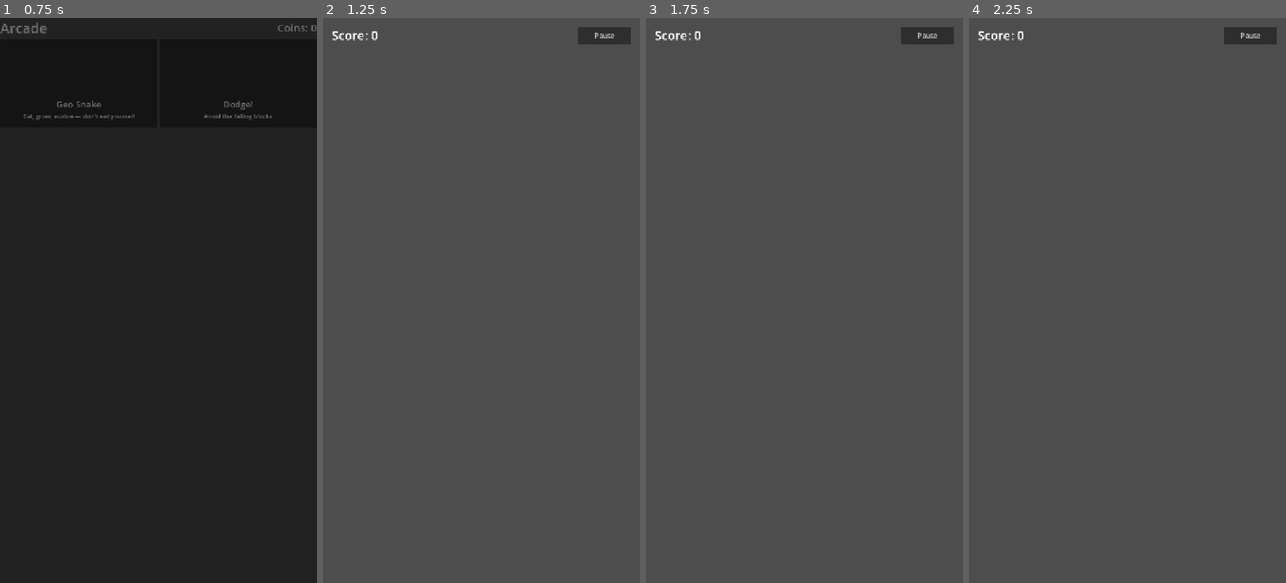
Above: before the commit, frames 1-4 (left to right).
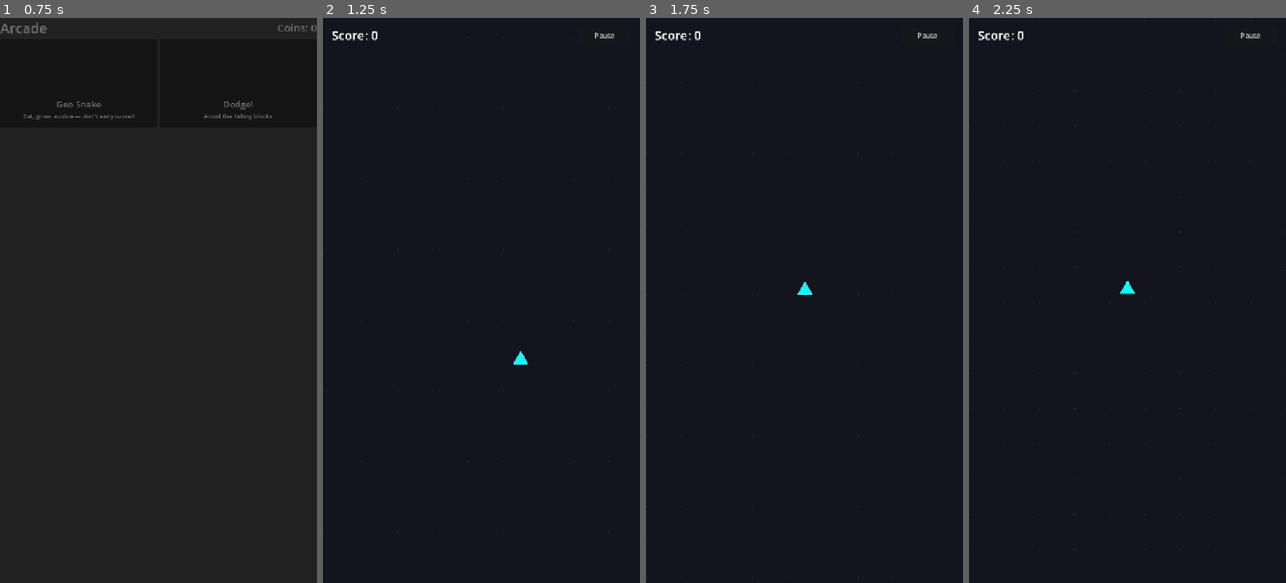
Above: after the commit, the same moments.

Repository: brad-richardson/arcade
Game: Godot game, scene res://hub/hub.tscn
Two runs of this game, one before a commit and one after it. Both use one fixed random seed, a clock stepped at 60 frames per second and the inputs below.
Inputs (mouse positions are in pixels of both pictures, inside the frame that each line leads up to):
- Up to frame 1 (0.75 s): tap Enter at 0.5 s; drag from (79, 85) to (190, 176) at 0.52 s
- Up to frame 2 (1.25 s): no input
- Up to frame 3 (1.75 s): drag from (741, 328) to (788, 413) at 1.27 s
- Up to frame 4 (2.25 s): tap Space at 2 s; move the mouse to (1159, 176) at 2.02 s; hold Right (ui_right) from 2.03 s (still down)

Frame 1 is identical in both runs. In frame 2, 99% of the frame differs, in the area x 0-100%, y 0-100%; in frame 3, 99%; in frame 4, 99%.

Commit message:
feat(snake): add snake entity with segment chain, movement, and wall collision

Diff:
--- a/games/snake/game.gd
+++ b/games/snake/game.gd
@@ -3,10 +3,16 @@
 
 const MAP_SIZE: Vector2 = Vector2(3600, 6400)
 const FOOD_COUNT: int = 120
+const BORDER_COLOR: Color = Color(0.4, 0.4, 0.5)
+const BORDER_WIDTH: float = 4.0
+const BG_COLOR: Color = Color(0.08, 0.08, 0.12)
+const GRID_COLOR: Color = Color(0.12, 0.12, 0.18)
+const GRID_SPACING: float = 80.0
 
 var game_over: bool = false
 var segments_eaten: int = 0
 var total_food: int = 0
+var snake: Snake
 
 @onready var camera: Camera2D = $Camera2D
 @onready var pause_menu: CanvasLayer = $PauseMenu
@@ -15,6 +21,7 @@
 
 func _ready() -> void:
 	super._ready()
+	_spawn_snake()
 
 
 func _process(delta: float) -> void:
@@ -22,6 +29,58 @@
 		return
 	super._process(delta)
 
+	camera.position = snake.position
+
+	score_label.text = "Score: %d" % snake.segments_eaten
+
+	if snake.check_self_collision():
+		_end_game(false)
+	elif snake.check_wall_collision(MAP_SIZE):
+		_end_game(false)
+
+
+func _draw() -> void:
+	draw_rect(Rect2(Vector2.ZERO, MAP_SIZE), BG_COLOR)
+
+	var x: float = GRID_SPACING
+	while x < MAP_SIZE.x:
+		var y: float = GRID_SPACING
+		while y < MAP_SIZE.y:
+			draw_circle(Vector2(x, y), 1.5, GRID_COLOR)
+			y += GRID_SPACING
+		x += GRID_SPACING
+
+	draw_rect(Rect2(Vector2.ZERO, MAP_SIZE), BORDER_COLOR, false, BORDER_WIDTH)
+
+
+func _spawn_snake() -> void:
+	snake = Snake.new()
+	snake.position = MAP_SIZE / 2.0
+	add_child(snake)
+
+
+func _end_game(cleared: bool) -> void:
+	game_over = true
+	var multiplier: int = 2 if cleared else 1
+	var coins_earned: int = int(snake.segments_eaten * coin_rate * multiplier)
+	if coins_earned > 0:
+		CurrencyManager.add_coins(coins_earned)
+
+	var end_text: String = "Map Cleared!" if cleared else "Game Over!"
+	var vp: Vector2 = get_viewport_rect().size
+	var label_size: Vector2 = Vector2(500, 200)
+	var end_label: Label = Label.new()
+	end_label.text = "%s\nScore: %d\nCoins: +%d" % [end_text, snake.segments_eaten, coins_earned]
+	end_label.horizontal_alignment = HORIZONTAL_ALIGNMENT_CENTER
+	end_label.vertical_alignment = VERTICAL_ALIGNMENT_CENTER
+	end_label.add_theme_font_size_override("font_size", 48)
+	end_label.size = label_size
+	end_label.position = (vp - label_size) / 2.0
+	$UI.add_child(end_label)
+
+	await get_tree().create_timer(2.5).timeout
+	SceneTransition.go_to_hub()
+
 
 func _on_pause_pressed() -> void:
 	pause_menu.show_pause()
--- /dev/null
+++ b/games/snake/snake.gd
@@ -0,0 +1,179 @@
+extends Node2D
+class_name Snake
+
+
+signal tier_changed(new_tier: int)
+
+const SPEED: float = 200.0
+const HEAD_SCALE: float = 1.2
+const GRACE_FACTOR: float = 1.3
+const PATH_RESOLUTION: float = 2.0
+const SEGMENT_SPACING: float = 2.2
+
+const TIERS: Array = [
+	[0,  3, 15.0, Color(0.0, 1.0, 1.0)],
+	[10, 4, 18.0, Color(0.2, 1.0, 0.3)],
+	[20, 5, 21.0, Color(1.0, 1.0, 0.2)],
+	[30, 6, 24.0, Color(1.0, 0.6, 0.1)],
+	[40, 7, 27.0, Color(1.0, 0.2, 0.2)],
+	[50, 8, 30.0, Color(0.7, 0.3, 1.0)],
+]
+
+var direction: Vector2 = Vector2.UP
+var segments_eaten: int = 0
+
+var _segments: Array[Dictionary] = []
+var _path: PackedVector2Array = PackedVector2Array()
+var _polygon_cache: Dictionary = {}
+
+
+func _ready() -> void:
+	_segments.append(_make_segment_data())
+
+
+func _process(delta: float) -> void:
+	position += direction.normalized() * SPEED * delta
+
+	if _path.is_empty() or position.distance_to(_path[_path.size() - 1]) >= PATH_RESOLUTION:
+		_path.append(position)
+
+	queue_redraw()
+
+
+func _draw() -> void:
+	var positions: Array[Vector2] = _get_segment_positions()
+	for i: int in range(_segments.size() - 1, -1, -1):
+		var seg: Dictionary = _segments[i]
+		var pos: Vector2 = positions[i] if i < positions.size() else position
+		var local_pos: Vector2 = pos - position
+		var radius: float = seg["radius"]
+		var color: Color = seg["color"]
+		var sides: int = seg["sides"]
+		if i == 0:
+			radius *= HEAD_SCALE
+		var points: PackedVector2Array = _get_polygon_points(sides, radius)
+		var offset_points: PackedVector2Array = PackedVector2Array()
+		for p: Vector2 in points:
+			offset_points.append(p + local_pos)
+		draw_colored_polygon(offset_points, color)
+		var outline_color: Color = Color(color, 0.8)
+		outline_color = outline_color.lightened(0.3)
+		for j: int in range(sides):
+			draw_line(
+				offset_points[j],
+				offset_points[(j + 1) % sides],
+				outline_color, 2.0, true
+			)
+
+
+func grow(count: int = 1) -> void:
+	for i: int in range(count):
+		segments_eaten += 1
+		var old_tier: int = _get_tier_index(segments_eaten - 1)
+		var new_tier: int = _get_tier_index(segments_eaten)
+		_segments.append(_make_segment_data())
+		if new_tier != old_tier:
+			_segments[0] = _make_segment_data()
+			tier_changed.emit(new_tier)
+
+
+func get_head_radius() -> float:
+	return _segments[0]["radius"] * HEAD_SCALE
+
+
+func get_max_eatable_size() -> float:
+	return _segments[0]["radius"] * GRACE_FACTOR
+
+
+func get_current_tier() -> int:
+	return _get_tier_index(segments_eaten)
+
+
+func get_tier_color() -> Color:
+	return TIERS[get_current_tier()][3]
+
+
+func check_self_collision() -> bool:
+	var positions: Array[Vector2] = _get_segment_positions()
+	var head_r: float = get_head_radius()
+	for i: int in range(4, positions.size()):
+		var seg: Dictionary = _segments[i]
+		var dist: float = position.distance_to(positions[i])
+		if dist < head_r + seg["radius"] * 0.8:
+			return true
+	return false
+
+
+func check_wall_collision(map_size: Vector2) -> bool:
+	var r: float = get_head_radius()
+	return position.x - r < 0.0 or position.x + r > map_size.x \
+		or position.y - r < 0.0 or position.y + r > map_size.y
+
+
+func get_segment_positions() -> Array[Vector2]:
+	return _get_segment_positions()
+
+
+func _get_segment_positions() -> Array[Vector2]:
+	var positions: Array[Vector2] = []
+	positions.append(position)
+
+	if _path.size() < 2:
+		return positions
+
+	var accumulated_dist: float = 0.0
+
+	for seg_i: int in range(1, _segments.size()):
+		var spacing: float = _segments[seg_i - 1]["radius"] * SEGMENT_SPACING
+		var target_dist: float = accumulated_dist + spacing
+
+		var found: bool = false
+		var total: float = 0.0
+		var walk_idx: int = _path.size() - 1
+		while walk_idx > 0:
+			var d: float = _path[walk_idx].distance_to(_path[walk_idx - 1])
+			if total + d >= target_dist:
+				var t: float = (target_dist - total) / d
+				positions.append(_path[walk_idx].lerp(_path[walk_idx - 1], t))
+				found = true
+				break
+			total += d
+			walk_idx -= 1
+
+		if not found:
+			positions.append(_path[0])
+
+		accumulated_dist = target_dist
+
+	return positions
+
+
+func _make_segment_data() -> Dictionary:
+	var tier_idx: int = _get_tier_index(segments_eaten)
+	var tier: Array = TIERS[tier_idx]
+	return {
+		"tier": tier_idx,
+		"sides": tier[1],
+		"radius": tier[2],
+		"color": tier[3],
+	}
+
+
+func _get_tier_index(eaten: int) -> int:
+	var idx: int = 0
+	for i: int in range(TIERS.size()):
+		if eaten >= TIERS[i][0]:
+			idx = i
+	return idx
+
+
+func _get_polygon_points(sides: int, radius: float) -> PackedVector2Array:
+	var key: int = sides * 1000 + int(radius)
+	if _polygon_cache.has(key):
+		return _polygon_cache[key]
+	var points: PackedVector2Array = PackedVector2Array()
+	for i: int in range(sides):
+		var angle: float = TAU * i / sides - PI / 2.0
+		points.append(Vector2(cos(angle), sin(angle)) * radius)
+	_polygon_cache[key] = points
+	return points
